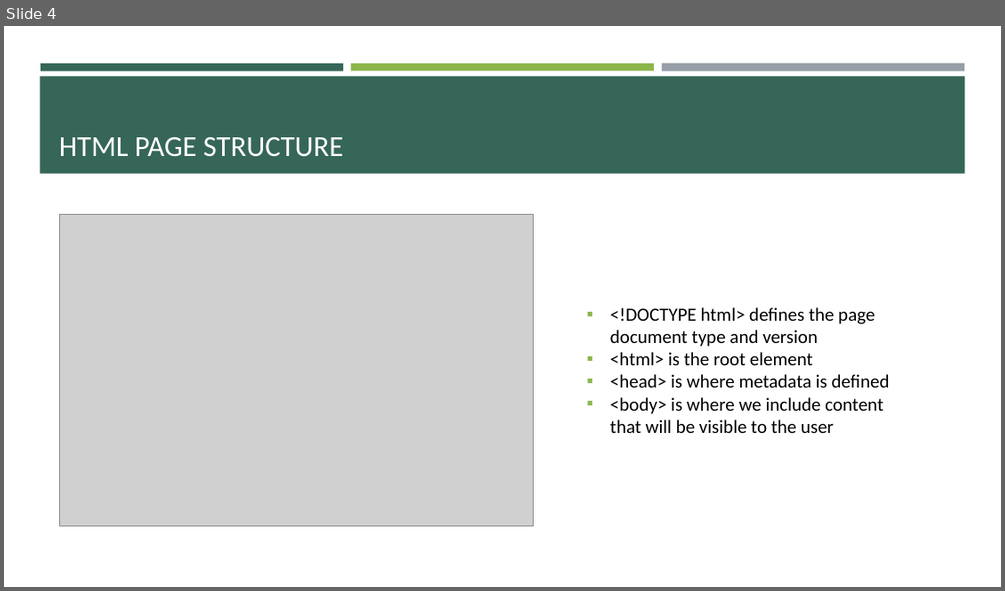
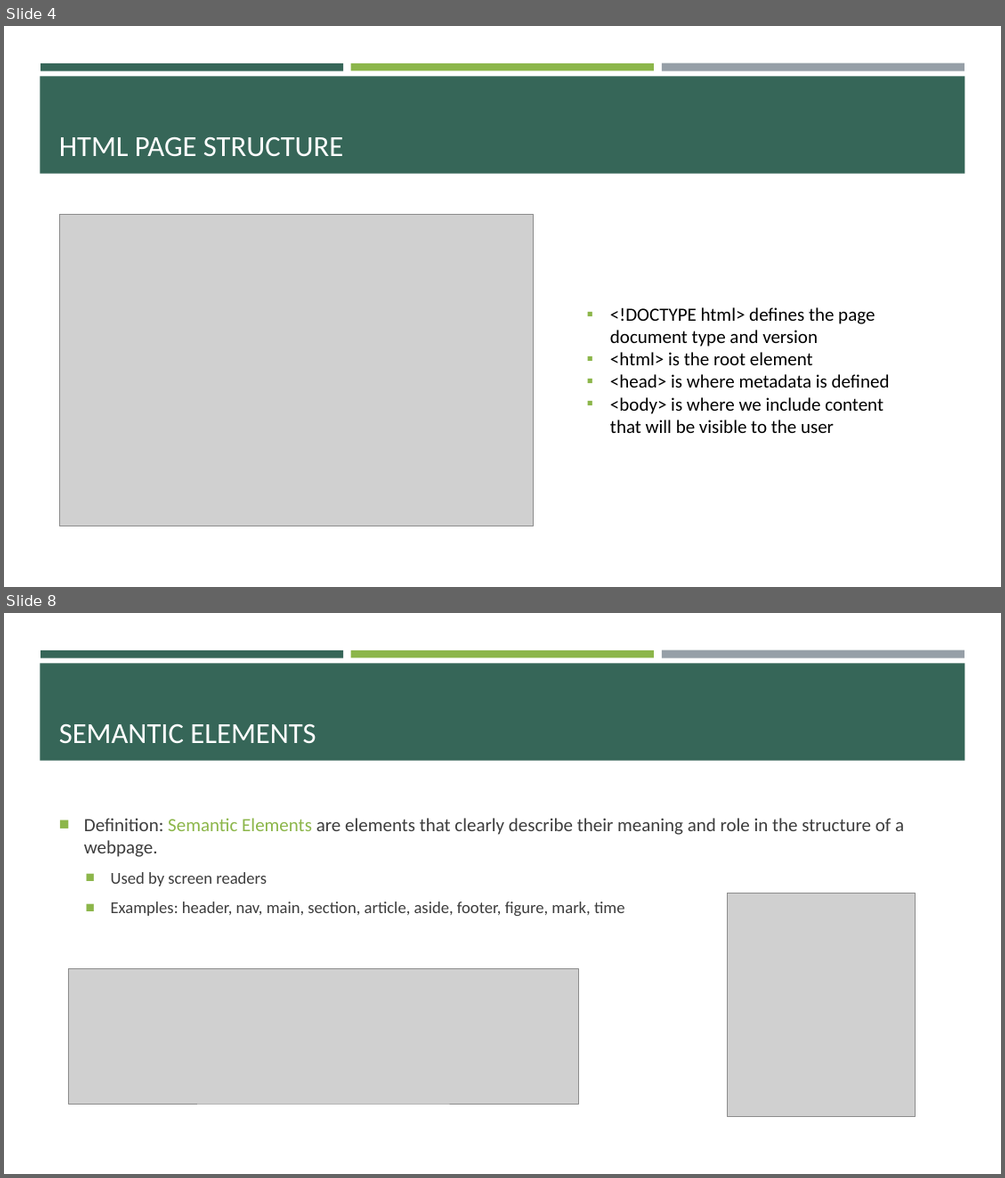
Before and after one commit to e-m-wilson/SNOW, a slide deck: Week_1/003-HTML_&_CSS/HTML-CSS.pptx. Shown one above the other, each under a label of ours: slide 4 before the commit, slides 4 and 8 after it; the slides between them are not shown. The pictures are 1005x591 and 1005x1178 pixels, drawn with LibreOffice and Linux fonts; fonts in the diff are those of the drawing; grey boxes stand for pictures. Boxes give left, top, right and bottom in pixels: in the first picture for what was removed or moved away, otherwise in the second. Text is boxed around its words. In the diff, an @@ line names an element or a change of style, - is before the commit and + after.

```diff
--- a/Week_1/003-HTML_&_CSS/HTML-CSS.pptx
+++ b/Week_1/003-HTML_&_CSS/HTML-CSS.pptx
@@ slide 8 added at (4,613,1001,1174), background #FFFFFF; not listed: 4 template elements that a slide beside it also shows @@
@@ title added at (59,724,316,743), 28 pt, text #FFFFFF @@
+SEMANTIC ELEMENTS
@@ text added at (84,818,904,916), 18 pt, text #3D3D3D @@
+■ Definition: Semantic Elements are elements that clearly describe their meaning and role in the structure of a webpage.
+  ■ Used by screen readers
+  ■ Examples: header, nav, main, section, article, aside, footer, figure, mark, time
@@ picture added at (728,892,915,1116) @@
@@ picture added at (68,969,578,1103) @@
```
Also in this commit, not shown: 2 slides changed, 16 other slides added, 2 other files.
